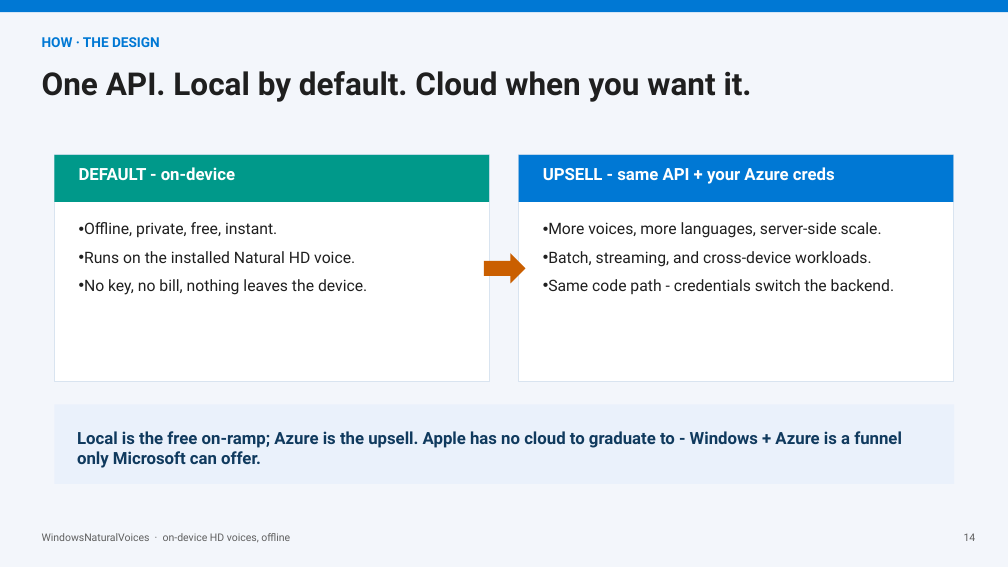
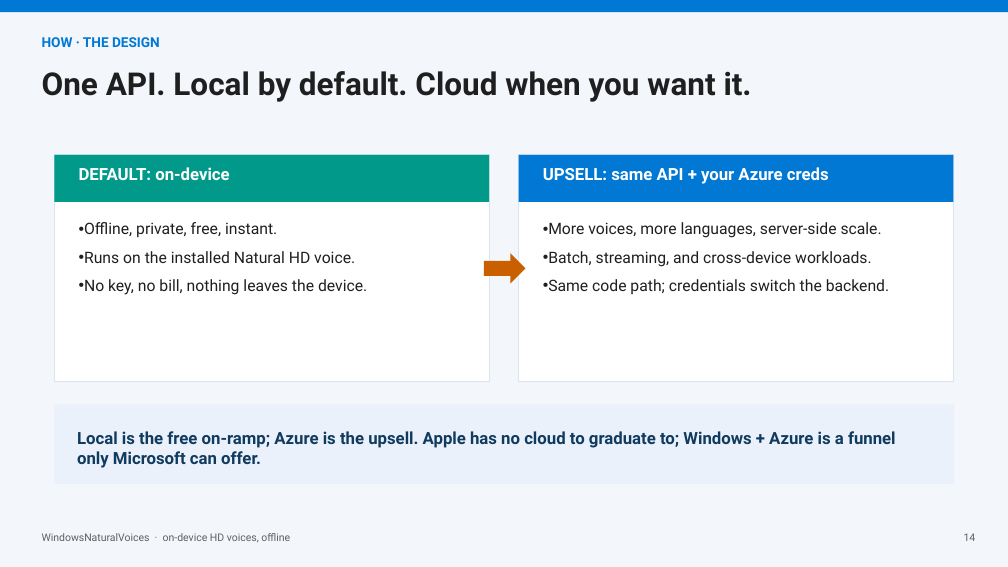
Before and after one commit to aclinick/claros, a slide deck: slide 14 of docs/pitch/live-voiceover.pptx. Drawn at 1008x567 pixels with LibreOffice and Linux fonts; fonts in the diff are those of the drawing. Boxes give left, top, right and bottom in pixels: in the first picture for what was removed or moved away, otherwise in the second. Text is boxed around its words. In the diff, an @@ line names an element or a change of style, - is before the commit and + after.

```diff
--- a/docs/pitch/live-voiceover.pptx
+++ b/docs/pitch/live-voiceover.pptx
@@ text at [79,167,229,180]: text changed @@
-DEFAULT - on-device
+DEFAULT: on-device
@@ text at [543,167,829,184]: text changed @@
-UPSELL - same API + your Azure creds
+UPSELL: same API + your Azure creds
@@ text at [548,279,889,294]: text changed @@
-• Same code path - credentials switch the backend.
+• Same code path; credentials switch the backend.
@@ text at [77,431,896,468]: text changed @@
-Local is the free on-ramp; Azure is the upsell. Apple has no cloud to graduate to - Windows + Azure is a funnel only Microsoft can offer.
+Local is the free on-ramp; Azure is the upsell. Apple has no cloud to graduate to; Windows + Azure is a funnel only Microsoft can offer.
```
Also in this commit, not shown: 13 other slides changed, 10 other files.
